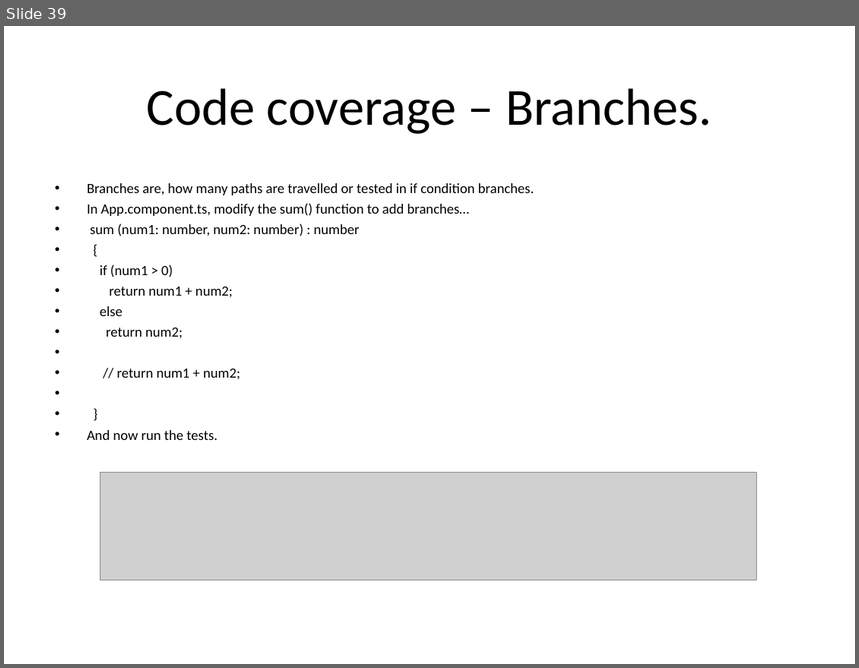
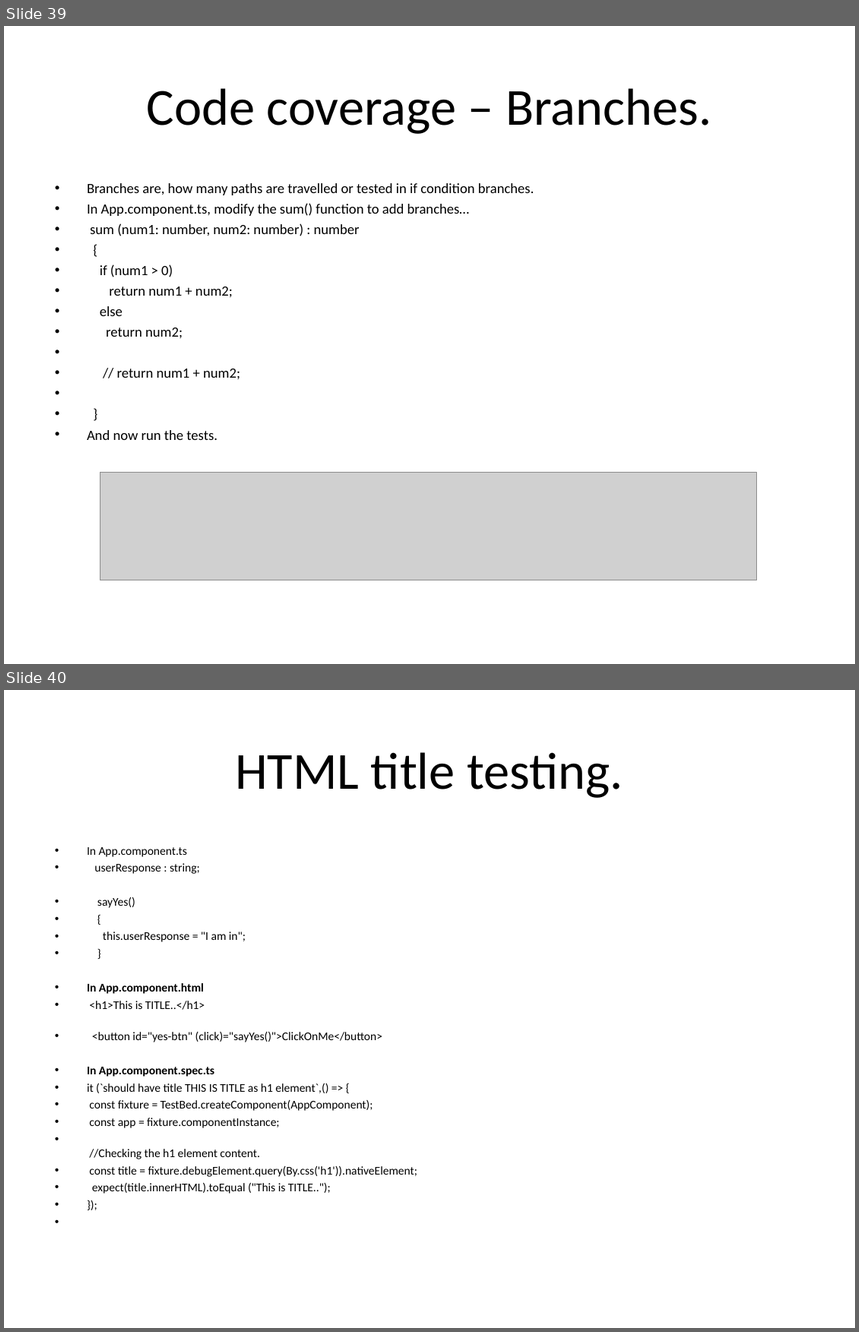
Before and after one commit to kcharankumar/DBS_Charan, a slide deck: Angular/Angular.ppt. Shown one above the other, each under a label of ours: slide 39 before the commit, slides 39 and 40 after it. The pictures are 859x668 and 859x1332 pixels, drawn with LibreOffice and Linux fonts; fonts in the diff are those of the drawing; grey boxes stand for pictures. Boxes give left, top, right and bottom in pixels: in the first picture for what was removed or moved away, otherwise in the second. Text is boxed around its words. In the diff, an @@ line names an element or a change of style, - is before the commit and + after.

```diff
--- a/Angular/Angular.ppt
+++ b/Angular/Angular.ppt
@@ slide 40 added at box(4, 690, 855, 1328), background #FFFFFF @@
@@ title added at box(235, 752, 623, 798), 44 pt, text #000000 @@
+HTML title testing.
@@ text added at box(87, 847, 417, 1194), 10 pt, text #000000 @@
+• In App.component.ts
+• userResponse : string;
+• sayYes()
+• {
+• this.userResponse = "I am in";
+• }
+• In App.component.html
+• <h1>This is TITLE..</h1>
+• <button id="yes-btn" (click)="sayYes()">ClickOnMe</button>
+• In App.component.spec.ts
+• it (`should have title THIS IS TITLE as h1 element`,() => {
+• const fixture = TestBed.createComponent(AppComponent);
+• const app = fixture.componentInstance;
+• //Checking the h1 element content.
+• const title = fixture.debugElement.query(By.css('h1')).nativeElement;
+• expect(title.innerHTML).toEqual ("This is TITLE..");
+• });
```
Also in this commit, not shown: 1 other slide added.
